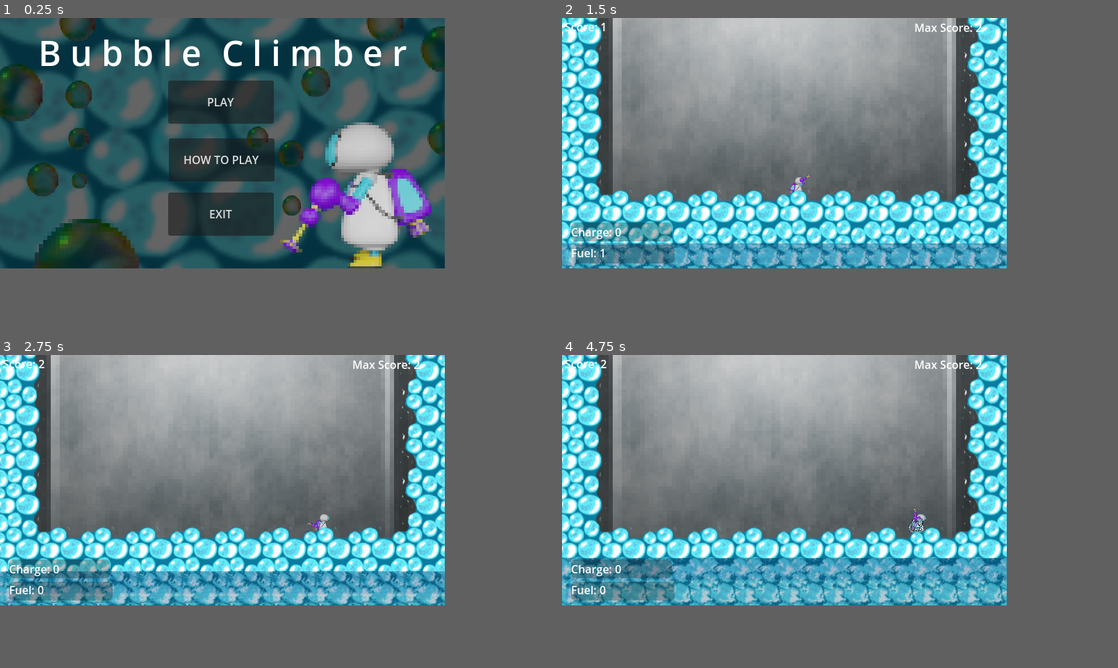
Above: before the commit, frames 1-4 (two rows, left to right).
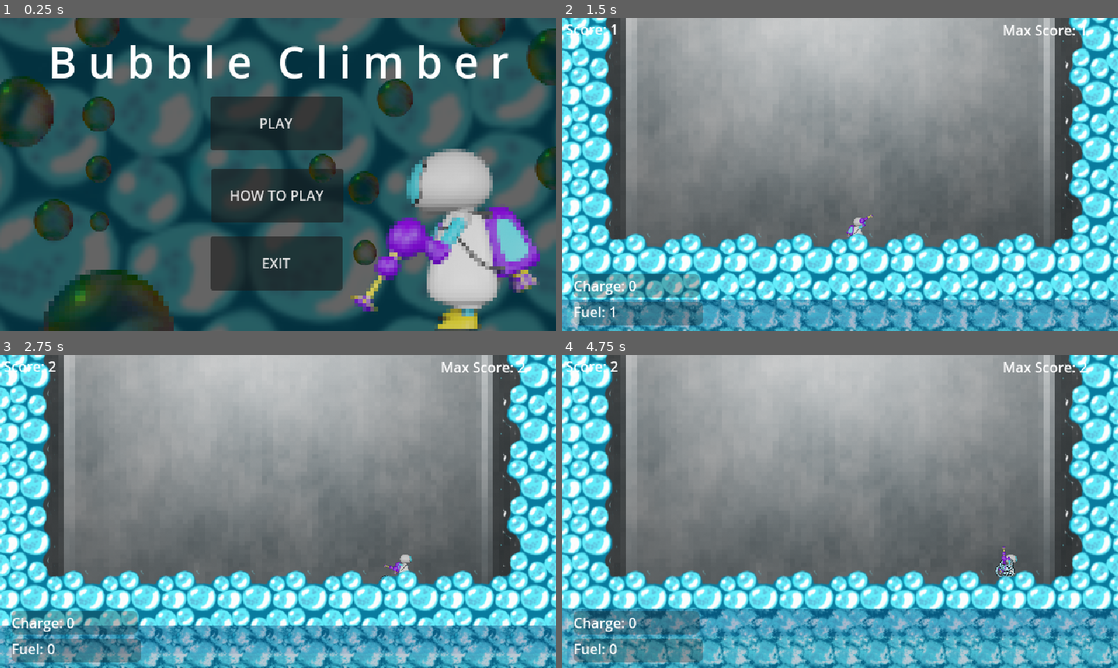
Above: after the commit, the same moments.

Repository: manulopezw/CGJ2025-Burbuja
Game: Godot game, scene res://menu.tscn
The game is run twice, just before and just after one commit, with the same random seed, the same clock (stepped at 60 frames per second) and the same inputs.
Inputs (mouse positions are in pixels of both pictures, inside the frame that each line leads up to):
- Up to frame 1 (0.25 s): no input
- Up to frame 2 (1.5 s): click "PLAY" at 0.5 s; move the mouse to (884, 130) at 1.27 s; hold Right (ui_right) from 1.28 s (still down)
- Up to frame 3 (2.75 s): keep holding Right (ui_right); tap Up (ui_up) at 1.52, 2.27 s; move the mouse to (133, 492) at 2.02 s
- Up to frame 4 (4.75 s): move the mouse to (828, 423) at 2.77 s; release Right (ui_right) at 2.78 s; hold Left (ui_left) 2.78-3.53 s; move the mouse to (762, 530) at 3.52 s; hold Right (ui_right) from 3.53 s (still down); tap Up (ui_up) at 3.77, 4.52 s; move the mouse to (917, 517) at 4.27 s
In our replay, the window is 640x360 before the commit and 800x450 after it. These sizes can differ from the game's own. Grey fills any space a smaller window leaves; there, only what the larger window draws over its background counts as a difference.

The runs differ from the first frame. In frame 1, 70% of the frame differs, in the area x 0-100%, y 0-100%; in frame 2, 69%; in frame 3, 69%; in frame 4, 70%.

Commit message:
preparando repo para subir
-Limpiados assets placeholder no utilizados.
-Musica de fondo se repite en loop
-Fix bug de agua cuando impacta con burbujas
-Cambiada descripcion de readme
-Eliminados algunos prints del codigo que ensuciaban la consola.

Diff:
--- a/World.tscn
+++ b/World.tscn
@@ -6,10 +6,10 @@
 [ext_resource type="Texture2D" uid="uid://btnmo7uomkipc" path="res://assets/Background/FondoP1.png" id="4_2c7g7"]
 [ext_resource type="Shader" path="res://bubble.gdshader" id="4_hygys"]
 [ext_resource type="Texture2D" uid="uid://e37kudrbmi0f" path="res://assets/Burbuja.png" id="5_uiacn"]
-[ext_resource type="PackedScene" uid="uid://0dmjcye5q48h" path="res://water_body.tscn" id="6_b3q5d"]
-[ext_resource type="PackedScene" path="res://game_over.tscn" id="7_braoc"]
+[ext_resource type="PackedScene" uid="uid://b5xen6r0q3dml" path="res://water_body.tscn" id="6_b3q5d"]
+[ext_resource type="PackedScene" uid="uid://ccab8cgcageto" path="res://game_over.tscn" id="7_braoc"]
 [ext_resource type="Texture2D" uid="uid://cqbgxoxtacgvh" path="res://assets/Terrain/FondoNuevo2.png" id="9_tgdlb"]
-[ext_resource type="AudioStream" uid="uid://dfj5y5mwggkji" path="res://assets/Sounds/Música como se llama el jueguito.wav" id="10_qipvo"]
+[ext_resource type="AudioStream" uid="uid://dfj5y5mwggkji" path="res://assets/Sounds/BackgroundMusic.wav" id="10_qipvo"]
 
 [sub_resource type="FastNoiseLite" id="FastNoiseLite_b4jrk"]
 
@@ -121,7 +121,7 @@
 [node name="Node2D" type="Node2D"]
 
 [node name="Jugador" parent="." instance=ExtResource("1_nrx7l")]
-position = Vector2(320, 180)
+position = Vector2(320, 247)
 
 [node name="ParallaxBackground" type="ParallaxBackground" parent="."]
 
--- a/gui.gd
+++ b/gui.gd
@@ -14,7 +14,6 @@
 
 # Called every frame. 'delta' is the elapsed time since the previous frame.
 func _process(delta: float) -> void:
-	print(player.position.y)
 	# Si el jugador ha ascendido desde la posición 0, empieza a contar el puntaje
 	score =  round(initial_position.distance_to(player.global_position) / 100 )
 		# Si el puntaje actual es mayor que el puntaje máximo, lo actualizamos
--- a/menu.tscn
+++ b/menu.tscn
@@ -1,7 +1,6 @@
-[gd_scene load_steps=10 format=3 uid="uid://cs2qrmkici7hi"]
+[gd_scene load_steps=9 format=3 uid="uid://cs2qrmkici7hi"]
 
 [ext_resource type="Script" path="res://menu.gd" id="1_l6kf3"]
-[ext_resource type="Texture2D" uid="uid://cfrajuvf866mj" path="res://assets/Background/Blue.png" id="2_7hw14"]
 [ext_resource type="Texture2D" uid="uid://cqbgxoxtacgvh" path="res://assets/Terrain/FondoNuevo2.png" id="3_dcji7"]
 [ext_resource type="Texture2D" uid="uid://stb3qiwihs8r" path="res://assets/Main Characters/BurbleHamster/PJ256.png" id="3_fxq8d"]
 [ext_resource type="Texture2D" uid="uid://d2lccy2gbgoj3" path="res://assets/Main Characters/BurbleHamster/Weapon256.png" id="4_xakt6"]
@@ -21,11 +20,6 @@
 
 [node name="Menu" type="Node2D"]
 script = ExtResource("1_l6kf3")
-
-[node name="TextureRect" type="TextureRect" parent="."]
-offset_right = 640.0
-offset_bottom = 360.0
-texture = ExtResource("2_7hw14")
 
 [node name="FondoNuevo2" type="Sprite2D" parent="."]
 modulate = Color(0.396889, 0.396889, 0.396889, 1)
--- a/project.godot
+++ b/project.godot
@@ -10,7 +10,7 @@
 
 [application]
 
-config/name="Test"
+config/name="BubleJumper"
 run/main_scene="res://menu.tscn"
 config/features=PackedStringArray("4.3", "Forward Plus")
 config/icon="res://icon.svg"
@@ -19,6 +19,8 @@
 
 window/size/viewport_width=640
 window/size/viewport_height=360
+window/size/window_width_override=1280
+window/size/window_height_override=720
 window/stretch/mode="viewport"
 
 [input]
--- a/water_spring.gd
+++ b/water_spring.gd
@@ -44,13 +44,13 @@
 	if body == colided_with:
 		return
 	colided_with = body
-	# Set game_over text
-	var game_over = $"../../GUI/Game_over"
-	game_over.visible = true
-	#get_node("$Game_over").visible = true
-	body.alive = false
-	var speed = body.velocity.y * motion_factor
-	emit_signal("splash",index,speed)
-	body.velocity = body.velocity * 0.1
-	body.gravity *= 0.01
-	pass # Replace with function body.
+
+	if(body.name == 'Jugador'):
+		# Set game_over text
+		var game_over = $"../../GUI/Game_over"
+		game_over.visible = true
+		body.alive = false
+		var speed = body.velocity.y * motion_factor
+		emit_signal("splash",index,speed)
+		body.velocity = body.velocity * 0.1
+		body.gravity *= 0.01
Not shown, changed: assets/Background/Blue.png.import
Binary file removed: assets/Background/Brown.png
Not shown, removed: assets/Background/Brown.png.import
Binary file removed: assets/Background/Gray.png
Not shown, removed: assets/Background/Gray.png.import
Binary file removed: assets/Background/Green.png
Not shown, removed: assets/Background/Green.png.import
Binary file removed: assets/Background/Pink.png
Not shown, removed: assets/Background/Pink.png.import
Binary file removed: assets/Background/Purple.png
Not shown, removed: assets/Background/Purple.png.import
Binary file removed: assets/Background/Yellow.png
(and 338 more such lines)
